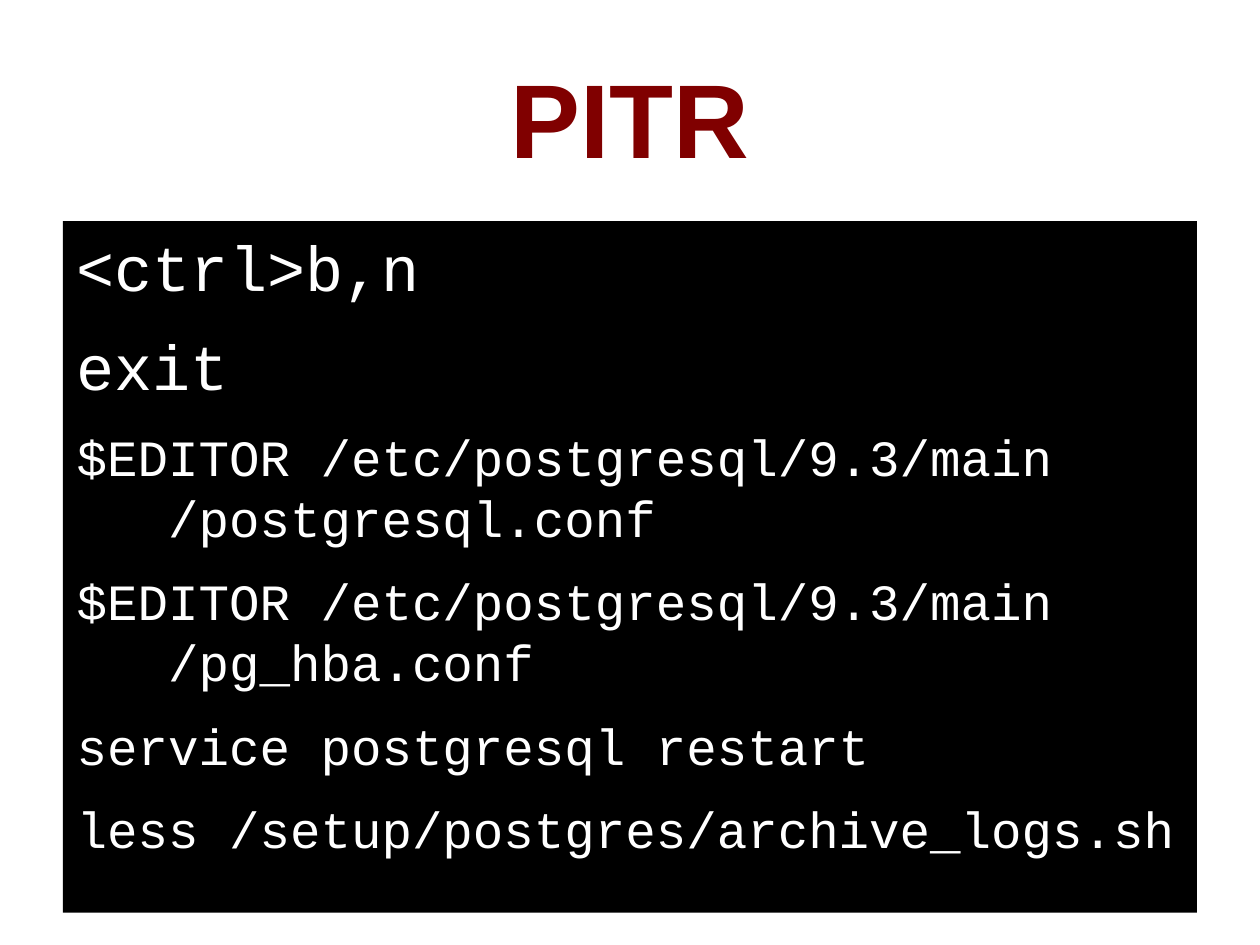
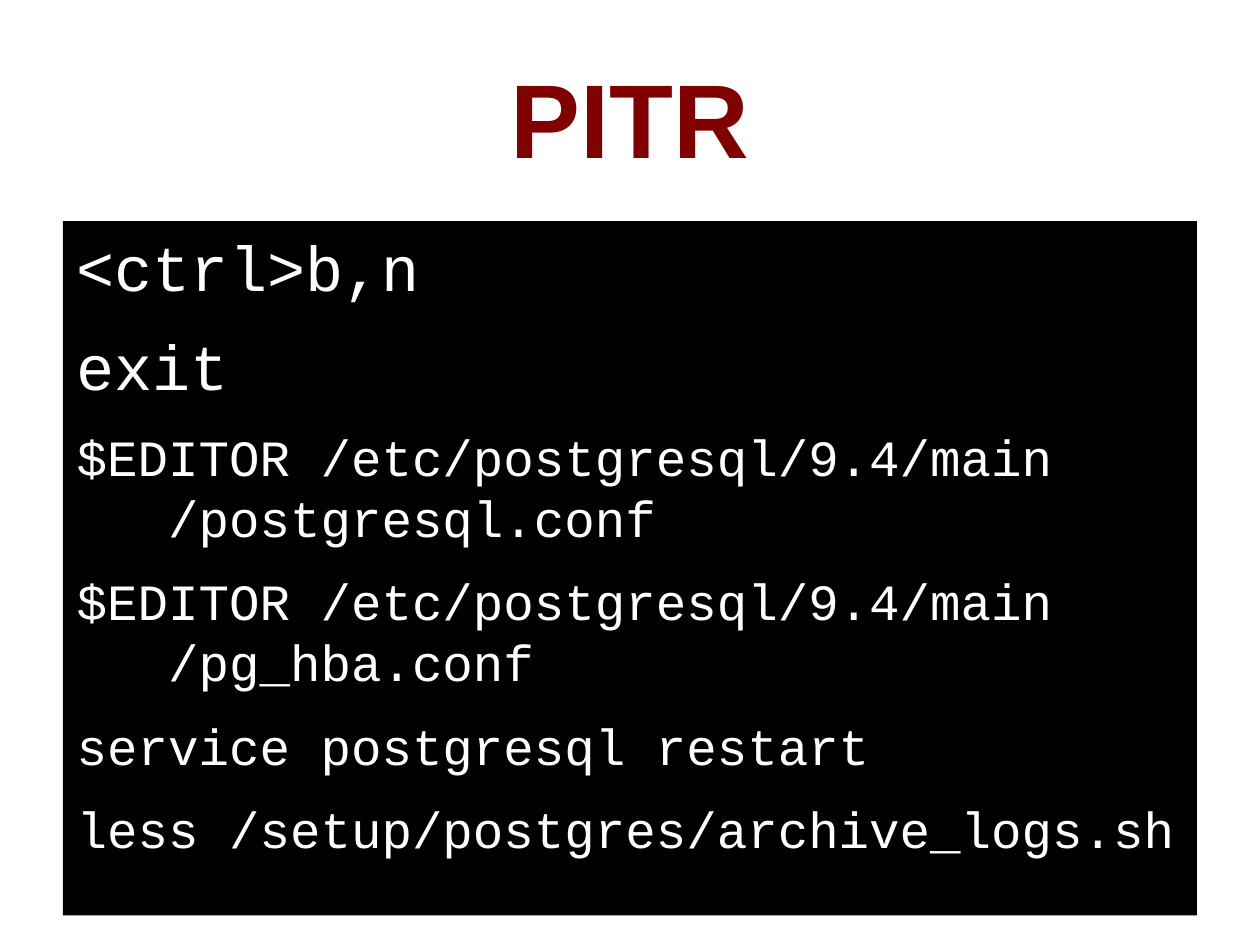
Before and after one commit to pgexperts/accidentalDBA, a slide deck: slide 102 of tutorial/accidental_dba.odp (slide 103 before the commit). Drawn at 1260x945 pixels with LibreOffice and Linux fonts; fonts in the diff are those of the drawing. Boxes give left, top, right and bottom in pixels: in the first picture for what was removed or moved away, otherwise in the second. Text is boxed around its words. In the diff, an @@ line names an element or a change of style, - is before the commit and + after.

Commit message:
Version 0.7. Removed PostGIS.  Added pg_stat_statements, PITR recovery exercise.  Ready for pgconfSV.

```diff
--- a/tutorial/accidental_dba.odp
+++ b/tutorial/accidental_dba.odp
@@ text at box(77, 439, 1053, 692): text changed @@
-$EDITOR /etc/postgresql/9.3/main
-/postgresql.conf
-$EDITOR /etc/postgresql/9.3/main
-/pg_hba.conf
+$EDITOR /etc/postgresql/9.4/main
+/postgresql.conf
+$EDITOR /etc/postgresql/9.4/main
+/pg_hba.conf
```
Also in this commit, not shown: 24 other slides changed, 3 slides added, 7 slides removed, 21 other files.
